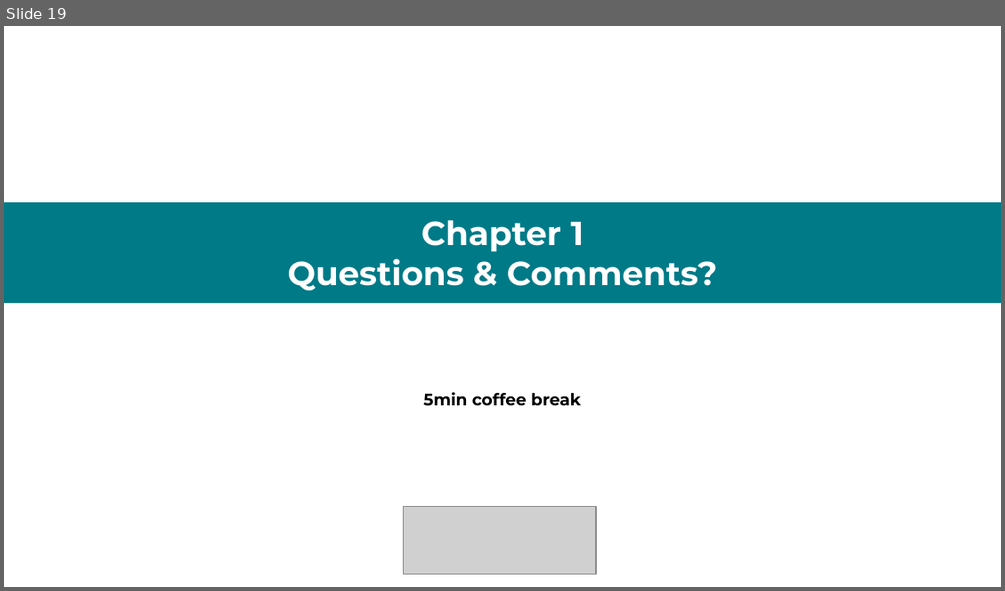
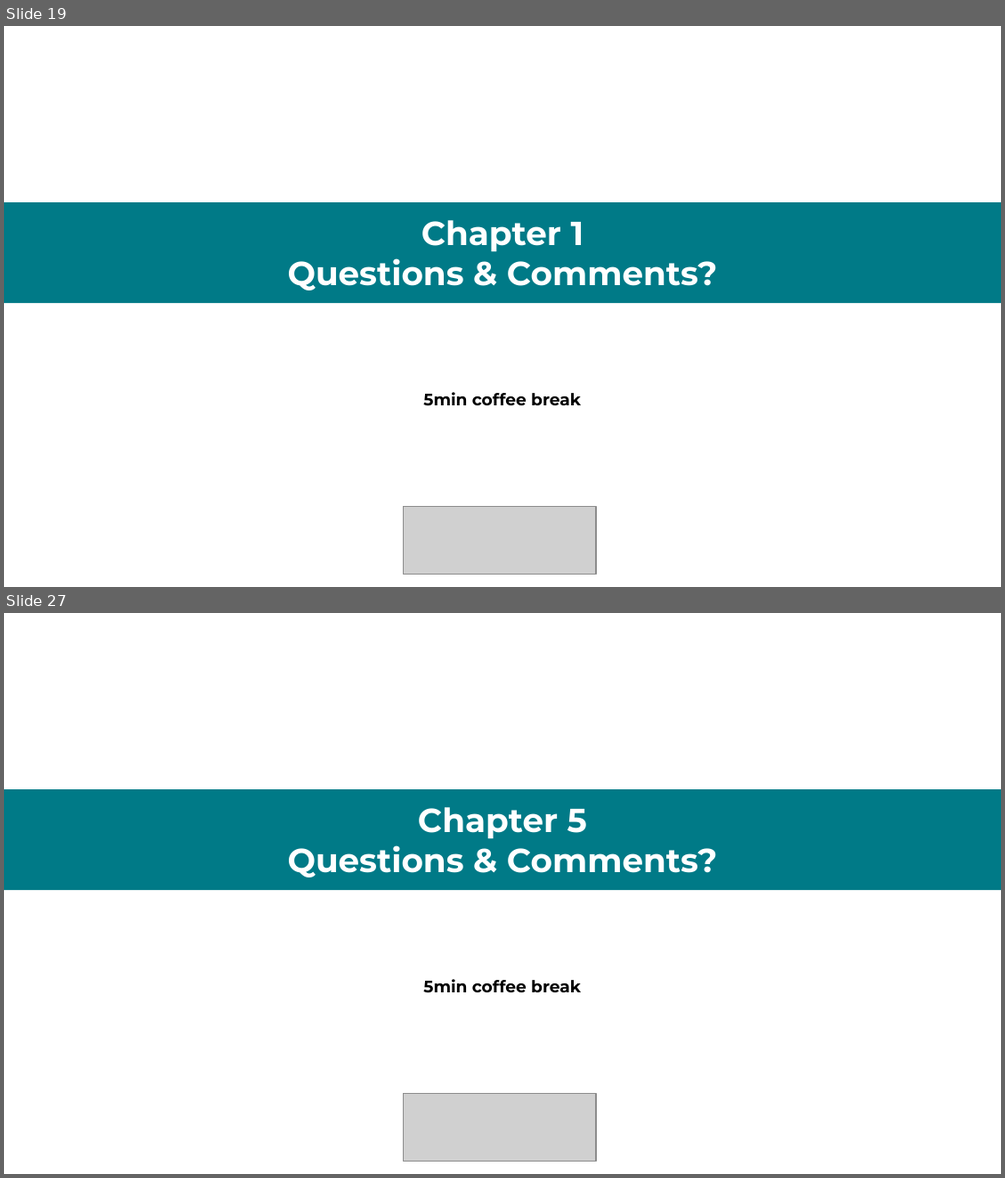
Before and after one commit to RGreinacher/python-workshop-gis-big-data, a slide deck: Slides.pptx. Shown one above the other, each under a label of ours: slide 19 before the commit, slides 19 and 27 after it; the slides between them are not shown. The pictures are 1005x591 and 1005x1178 pixels, drawn with LibreOffice and Linux fonts; fonts in the diff are those of the drawing; grey boxes stand for pictures. Boxes give left, top, right and bottom in pixels: in the first picture for what was removed or moved away, otherwise in the second. Text is boxed around its words. In the diff, an @@ line names an element or a change of style, - is before the commit and + after.

Commit message:
added remaining chapters to slides

```diff
--- a/Slides.pptx
+++ b/Slides.pptx
@@ slide 27 added at box(4, 613, 1001, 1174), background #FFFFFF @@
@@ rectangle added at box(4, 789, 1001, 890), fill #007A87, 24 pt, text #FFFFFF, bold @@
+Chapter 5
+Questions & Comments?
@@ text added at box(423, 979, 581, 993), 12 pt, text #000000, bold @@
+5min coffee break
@@ picture added at box(404, 1094, 596, 1161) @@
```
Also in this commit, not shown: 9 other slides added, 2 other files.
